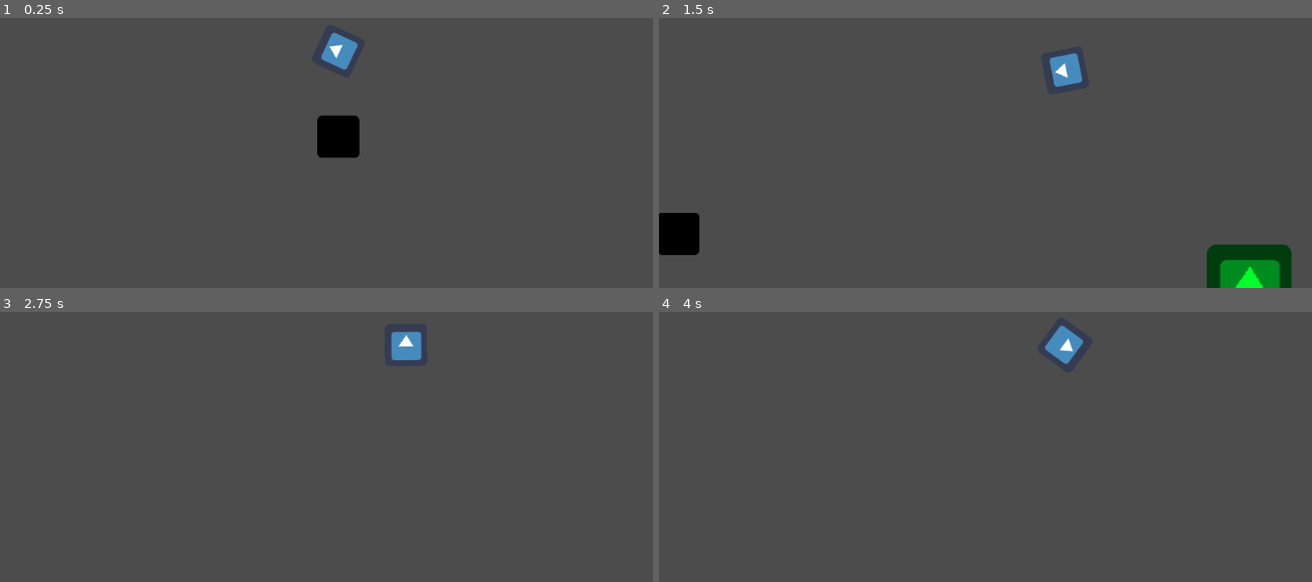
Above: before the commit, frames 1-4 (two rows, left to right).
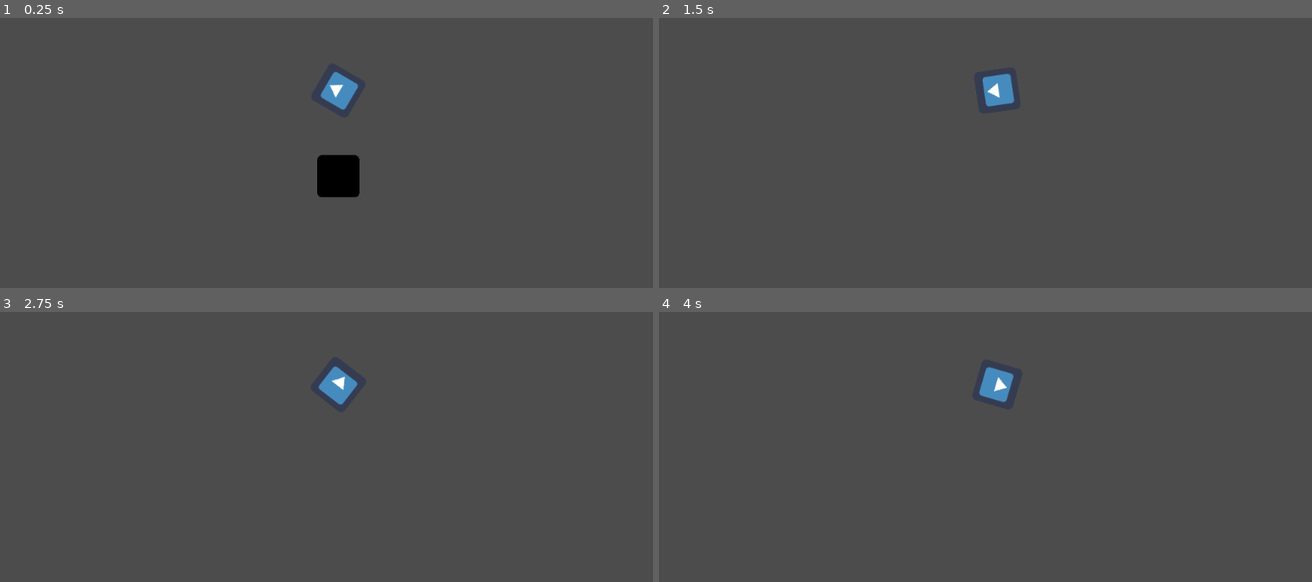
Above: after the commit, the same moments.

Repository: 2qar/treegame
Game: Godot game, scene res://world.tscn
Same seed, same stepped clock (60 frames per second), same inputs: the game is played once before the commit and once after it. The engine's default icon, where the game draws it, is replaced by a stand-in: a white triangle on a blue panel in a dark square.
Inputs (mouse positions are in pixels of both pictures, inside the frame that each line leads up to):
- Up to frame 1 (0.25 s): no input
- Up to frame 2 (1.5 s): move the mouse to (1148, 72) at 0.52 s; press the mouse at (1148, 72) at 0.53 s; move the mouse to (861, 109) at 1.27 s; release the mouse at (861, 109) at 1.28 s; click (861, 109) at 1.35 s
- Up to frame 3 (2.75 s): move the mouse to (outside the picture) at 2.02 s; press the mouse at (outside the picture) at 2.03 s
- Up to frame 4 (4 s): move the mouse to (965, 463) at 2.77 s; release the mouse at (965, 463) at 2.78 s; click (965, 463) at 2.85 s; tap Enter at 3.5 s; move the mouse to (1200, 444) at 3.52 s; press the mouse at (1200, 444) at 3.53 s

The runs differ from the first frame. In frame 1, 2.9% of the frame differs, in the area x 48-56%, y 5-67%; in frame 2, 4.0%, in the area x 0-97%, y 12-100%; in frame 3, 1.0%; in frame 4, 1.0%.

Commit message:
landing the tree

Diff:
--- /dev/null
+++ b/cam_focus.gd
@@ -0,0 +1,18 @@
+extends Area2D
+
+signal near_house
+
+func _ready():
+	connect("near_house", get_node('../../tree/camera'), "on_near_house")
+	connect("near_house", get_node('../../tree'), "on_near_house")
+	pass
+
+
+func _on_cam_focus_body_shape_entered(body_id, body, body_shape, area_shape):
+	if body.name == 'tree':
+		emit_signal("near_house", true)
+
+
+func _on_cam_focus_body_shape_exited(body_id, body, body_shape, area_shape):
+	if body.name == 'tree':
+		emit_signal("near_house", false)
--- /dev/null
+++ b/camera.gd
@@ -0,0 +1,23 @@
+extends Camera2D
+
+var near_house = false
+onready var house_pos = get_node("../../victory_house").position
+
+func _process(delta):
+	#focus_on_house()
+	pass
+
+func focus_on_house():
+	if near_house:
+		#house_focus = $house_focus
+		var tree_pos = get_node("../../tree").position
+		var distance = tree_pos.distance_to(house_pos)
+		var zoom = distance / 1000
+		self.zoom = Vector2(zoom, zoom)
+
+		#house_focus.interpolate_property(self, "zoom", self.zoom,
+	elif self.zoom != Vector2(1, 1):
+		self.zoom = Vector2(1, 1)
+
+func on_near_house(is_near):
+	near_house = is_near
--- a/test.gd
+++ b/test.gd
@@ -1,6 +1,10 @@
 extends RigidBody2D
 
+var max_speed = 1500
+
 var game_over = false
+var near_house = false
+onready var house_position = get_node('../victory_house').position
 
 func _ready():
 	var launch_force = 300
@@ -9,11 +13,29 @@
 func _process(delta):
 	pass
 
+### SPEED CAP ###
+func get_capped_speed(speed):
+	if speed < 0:
+		return max(speed, -max_speed)
+	else:
+		return min(speed, max_speed)
+
+func cap_speed():
+	var velocity = self.linear_velocity
+
+	self.linear_velocity.x = get_capped_speed(velocity.x)
+	self.linear_velocity.y = get_capped_speed(velocity.y)
+###/SPEED CAP/###
+
+func move_to_mouse(speed):
+	var mouse_pos = get_global_mouse_position()
+	var dir = (mouse_pos - self.position).normalized()
+	self.apply_impulse(Vector2(), dir * speed)
+
 func _integrate_forces(state):
+	cap_speed()
 	if Input.is_action_pressed("left_click"):
-		var mouse_pos = get_global_mouse_position()
-		var dir = (mouse_pos - self.position).normalized()
-		self.apply_impulse(Vector2(), dir * 25)
+		move_to_mouse(25)
 
 func _physics_process(delta):
 	if not game_over:
@@ -24,3 +46,23 @@
 	game_over = true
 	self.set_mode(RigidBody2D.MODE_STATIC)
 	print("game over. :(")
+
+# FIXME: make this work because having the camera kinda follow the mouse is a really nice effect
+func aim_cam():
+	var target = null
+	if near_house:
+		target = house_position
+	else:
+		target = get_global_mouse_position()
+
+	var dir = (target - position) / 5
+	print(dir)
+	$camera.position = Vector2(0, 0)
+	$camera.position = dir
+
+func on_near_house(is_near):
+	near_house = is_near
+
+func _on_bottom_area_entered(area):
+	if area.name == 'tree_landing_zone':
+		on_game_over()
--- a/victory_house.gd
+++ b/victory_house.gd
@@ -1,6 +1,7 @@
 extends Area2D
 
 signal game_over
+export var SPEED_THRESHOLD = 500
 
 func _ready():
 	connect("game_over", get_node("../tree"), "on_game_over")
@@ -8,7 +9,11 @@
 func _process(delta):
 	pass
 
+func speed_too_high(tree_velocity):
+	return abs(tree_velocity.x) > SPEED_THRESHOLD or abs(tree_velocity.y) > SPEED_THRESHOLD
+
 func _on_victory_house_body_shape_entered(body_id, body, body_shape, area_shape):
 	if body.name == 'tree':
-		emit_signal("game_over")
-		self.queue_free()
+		if speed_too_high(body.linear_velocity):
+			emit_signal("game_over")
+			self.queue_free()
--- /dev/null
+++ b/victory_house.tscn
@@ -0,0 +1,94 @@
+[gd_scene load_steps=7 format=2]
+
+[ext_resource path="res://victory_house.gd" type="Script" id=1]
+[ext_resource path="res://icon.png" type="Texture" id=2]
+[ext_resource path="res://cam_focus.gd" type="Script" id=3]
+
+[sub_resource type="RectangleShape2D" id=1]
+
+custom_solver_bias = 0.0
+extents = Vector2( 32, 32 )
+
+[sub_resource type="CircleShape2D" id=2]
+
+custom_solver_bias = 0.0
+radius = 512.0
+
+[sub_resource type="RectangleShape2D" id=3]
+
+custom_solver_bias = 0.0
+extents = Vector2( 16, 16 )
+
+[node name="victory_house" type="Area2D"]
+
+input_pickable = true
+gravity_vec = Vector2( 0, 1 )
+gravity = 98.0
+linear_damp = 0.1
+angular_damp = 1.0
+audio_bus_override = false
+audio_bus_name = "Master"
+script = ExtResource( 1 )
+_sections_unfolded = [ "Collision", "Transform" ]
+__meta__ = {
+"_edit_group_": true
+}
+SPEED_THRESHOLD = 350
+
+[node name="icon" type="Sprite" parent="." index="0"]
+
+modulate = Color( 0.0117188, 1, 0.166138, 1 )
+scale = Vector2( 2, 2 )
+texture = ExtResource( 2 )
+_sections_unfolded = [ "Transform", "Visibility" ]
+
+[node name="collider" type="CollisionShape2D" parent="." index="1"]
+
+scale = Vector2( 2, 2 )
+shape = SubResource( 1 )
+_sections_unfolded = [ "Transform" ]
+
+[node name="cam_focus" type="Area2D" parent="." index="2"]
+
+input_pickable = true
+gravity_vec = Vector2( 0, 1 )
+gravity = 98.0
+linear_damp = 0.1
+angular_damp = 1.0
+audio_bus_override = false
+audio_bus_name = "Master"
+script = ExtResource( 3 )
+
+[node name="area" type="CollisionShape2D" parent="cam_focus" index="0"]
+
+shape = SubResource( 2 )
+
+[node name="tree_landing_zone" type="Area2D" parent="." index="3"]
+
+position = Vector2( 0, 48 )
+input_pickable = true
+gravity_vec = Vector2( 0, 1 )
+gravity = 98.0
+linear_damp = 0.1
+angular_damp = 1.0
+audio_bus_override = false
+audio_bus_name = "Master"
+_sections_unfolded = [ "Transform" ]
+
+[node name="sprite" type="Sprite" parent="tree_landing_zone" index="0"]
+
+scale = Vector2( 0.5, 0.5 )
+texture = ExtResource( 2 )
+_sections_unfolded = [ "Transform" ]
+
+[node name="collider" type="CollisionShape2D" parent="tree_landing_zone" index="1"]
+
+modulate = Color( 0, 0.53125, 1, 1 )
+shape = SubResource( 3 )
+_sections_unfolded = [ "Material", "Visibility" ]
+
+[connection signal="body_shape_entered" from="." to="." method="_on_victory_house_body_shape_entered"]
+
+[connection signal="body_shape_entered" from="cam_focus" to="cam_focus" method="_on_cam_focus_body_shape_entered"]
+
+[connection signal="body_shape_exited" from="cam_focus" to="cam_focus" method="_on_cam_focus_body_shape_exited"]
--- a/world.tscn
+++ b/world.tscn
@@ -1,9 +1,10 @@
 [gd_scene load_steps=8 format=2]
 
-[ext_resource path="res://test.gd" type="Script" id=1]
-[ext_resource path="res://icon.png" type="Texture" id=2]
-[ext_resource path="res://test_box.tscn" type="PackedScene" id=3]
-[ext_resource path="res://victory_house.gd" type="Script" id=4]
+[ext_resource path="res://victory_house.tscn" type="PackedScene" id=1]
+[ext_resource path="res://test.gd" type="Script" id=2]
+[ext_resource path="res://icon.png" type="Texture" id=3]
+[ext_resource path="res://camera.gd" type="Script" id=4]
+[ext_resource path="res://test_box.tscn" type="PackedScene" id=5]
 
 [sub_resource type="CircleShape2D" id=1]
 
@@ -13,16 +14,15 @@
 [sub_resource type="RectangleShape2D" id=2]
 
 custom_solver_bias = 0.0
-extents = Vector2( 32, 32 )
-
-[sub_resource type="CircleShape2D" id=3]
-
-custom_solver_bias = 0.0
-radius = 512.0
+extents = Vector2( 14, 4 )
 
 [node name="world" type="Node2D" index="0"]
 
-[node name="tree" type="RigidBody2D" parent="." index="0"]
+[node name="victory_house" parent="." index="0" instance=ExtResource( 1 )]
+
+position = Vector2( 1232, 496 )
+
+[node name="tree" type="RigidBody2D" parent="." index="1"]
 
 position = Vector2( 480, 496 )
 input_pickable = false
@@ -43,14 +43,15 @@
 linear_damp = -1.0
 angular_velocity = 0.0
 angular_damp = -1.0
-script = ExtResource( 1 )
+script = ExtResource( 2 )
+_sections_unfolded = [ "Linear" ]
 __meta__ = {
 "_edit_group_": true
 }
 
 [node name="sprite" type="Sprite" parent="tree" index="0"]
 
-texture = ExtResource( 2 )
+texture = ExtResource( 3 )
 
 [node name="collider" type="CollisionShape2D" parent="tree" index="1"]
 
@@ -67,8 +68,8 @@
 limit_right = 10000000
 limit_bottom = 10000000
 limit_smoothed = false
-drag_margin_h_enabled = true
-drag_margin_v_enabled = true
+drag_margin_h_enabled = false
+drag_margin_v_enabled = false
 smoothing_enabled = false
 smoothing_speed = 5.0
 offset_v = 0.0
@@ -80,6 +81,8 @@
 editor_draw_screen = true
 editor_draw_limits = false
 editor_draw_drag_margin = false
+script = ExtResource( 4 )
+_sections_unfolded = [ "Transform" ]
 
 [node name="house_focus" type="Tween" parent="tree/camera" index="0"]
 
@@ -91,38 +94,7 @@
 playback/speed = 1.0
 _sections_unfolded = [ "playback" ]
 
-[node name="box" parent="." index="1" instance=ExtResource( 3 )]
-
-[node name="victory_house" type="Area2D" parent="." index="2"]
-
-position = Vector2( 1344, 640 )
-input_pickable = true
-gravity_vec = Vector2( 0, 1 )
-gravity = 98.0
-linear_damp = 0.1
-angular_damp = 1.0
-audio_bus_override = false
-audio_bus_name = "Master"
-script = ExtResource( 4 )
-_sections_unfolded = [ "Collision" ]
-__meta__ = {
-"_edit_group_": true
-}
-
-[node name="icon" type="Sprite" parent="victory_house" index="0"]
-
-modulate = Color( 0.0117188, 1, 0.166138, 1 )
-scale = Vector2( 2, 2 )
-texture = ExtResource( 2 )
-_sections_unfolded = [ "Transform", "Visibility" ]
-
-[node name="collider" type="CollisionShape2D" parent="victory_house" index="1"]
-
-scale = Vector2( 2, 2 )
-shape = SubResource( 2 )
-_sections_unfolded = [ "Transform" ]
-
-[node name="cam_focus" type="Area2D" parent="victory_house" index="2"]
+[node name="bottom" type="Area2D" parent="tree" index="3"]
 
 input_pickable = true
 gravity_vec = Vector2( 0, 1 )
@@ -132,8 +104,13 @@
 audio_bus_override = false
 audio_bus_name = "Master"
 
-[node name="area" type="CollisionShape2D" parent="victory_house/cam_focus" index="0"]
+[node name="collider" type="CollisionShape2D" parent="tree/bottom" index="0"]
 
-shape = SubResource( 3 )
+modulate = Color( 0.0325317, 0.320312, 0, 1 )
+position = Vector2( 0, 29 )
+shape = SubResource( 2 )
+_sections_unfolded = [ "Transform", "Visibility" ]
 
-[connection signal="body_shape_entered" from="victory_house" to="victory_house" method="_on_victory_house_body_shape_entered"]
+[node name="box" parent="." index="2" instance=ExtResource( 5 )]
+
+[connection signal="area_entered" from="tree/bottom" to="tree" method="_on_bottom_area_entered"]
